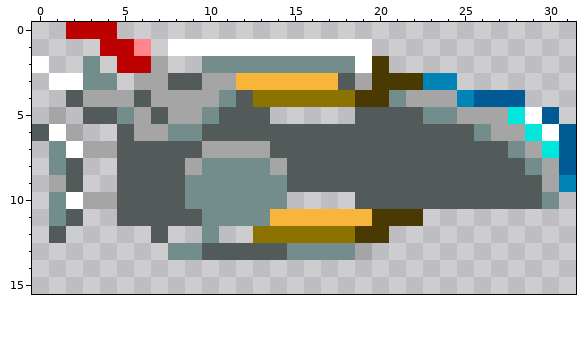
Edited in one commit: pixel-art sprite (rtypeClient/assets/graphics/player/ship/up.png). The first picture shows the starting point.
The file is 32x16 pixels.
After the commit:
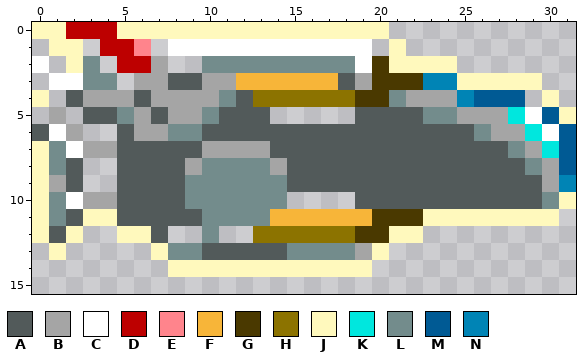
Palette (. is transparent): A #525a5a  B #a5a5a5  C #ffffff  D #bd0000  E #ff848c  F #f7b539  G #4a3900  H #8c7300  J #fff9bd  K #00e7de  L #738c8c  M #005a94  N #0084b5
Change:
Colour J now appears in row 0 at x 0 to 1 and 5 to 20; in row 1 at x 1 to 2 and 21; in row 2 at x 2 and 21 to 24; in row 3 at x 25 to 29; in row 4 at x 0 and 30; in row 5 at x 31.
Colour J now appears in rows 7 to 9 at x 0; in row 10 at x 0 and 31; in row 11 at x 0, 3 to 4 and 23 to 30; in row 12 at x 0, 2, 5 to 6 and 21 to 22; in row 13 at x 1, 7 and 20; in row 14 at x 8 to 19.
Changed places in both pictures, as pixel boxes (x1, y1, x2, y2):
added: (32, 22, 576, 277)
